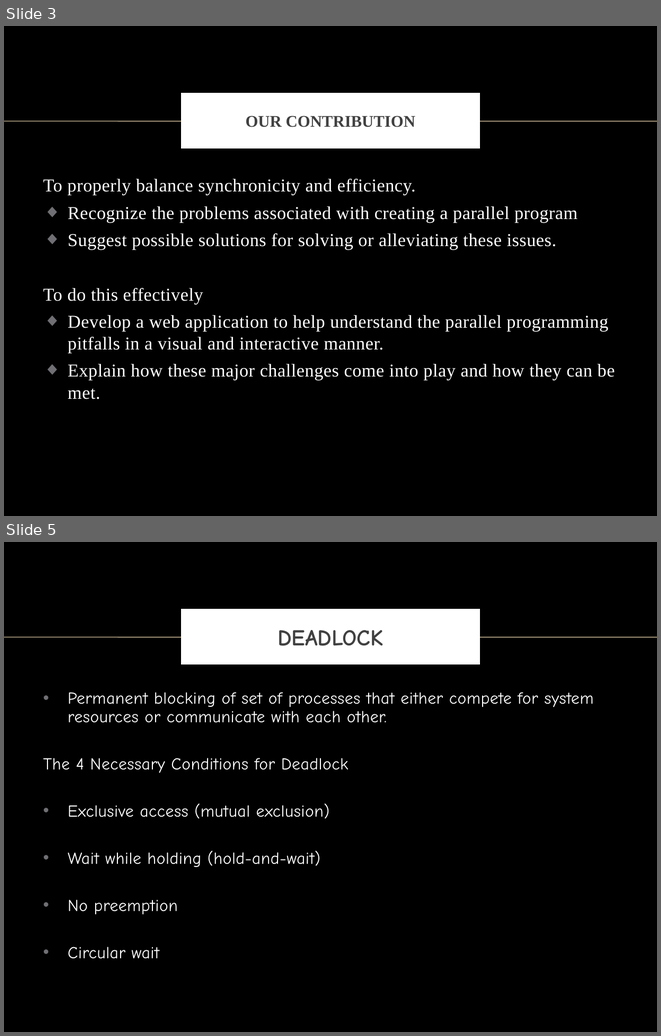
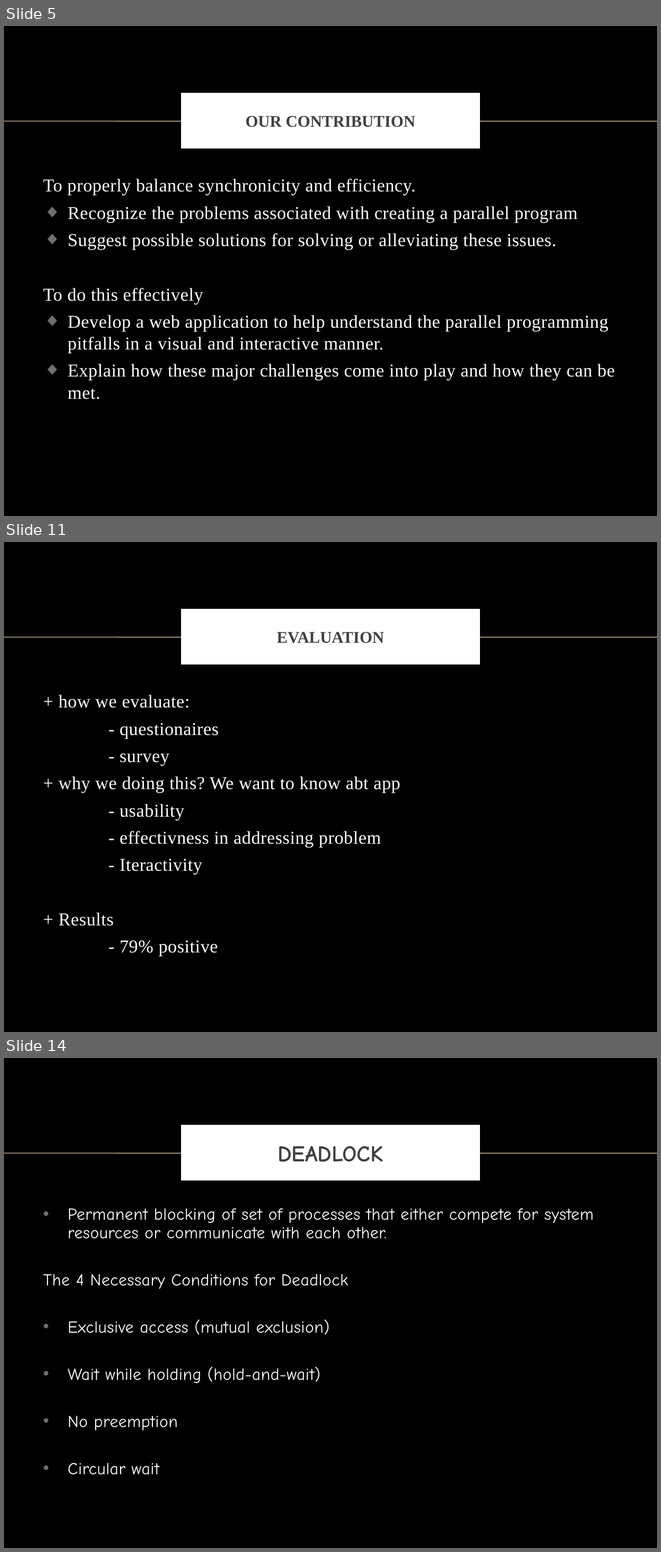
Before and after one commit to vong-srey/Paravantage, a slide deck: Presentation.pptx. Shown one above the other, each under a label of ours: slides 3 and 5 before the commit, slides 5, 11 and 14 after it; the slides between them are not shown. The pictures are 661x1036 and 661x1552 pixels, drawn with LibreOffice and Linux fonts; fonts in the diff are those of the drawing; background and template pictures are left out. Boxes give left, top, right and bottom in pixels: in the first picture for what was removed or moved away, otherwise in the second. Text is boxed around its words. In the diff, an @@ line names an element or a change of style, - is before the commit and + after.

```diff
--- a/Presentation.pptx
+++ b/Presentation.pptx
@@ slide 11 added at box(4, 542, 657, 1032), background picture (left out); not listed: 1 template element that a slide beside it also shows @@
@@ title added at box(184, 612, 477, 662), fill #FFFFFF, outline #FFFFFF 6 pt, 18 pt, text #404040, bold @@
+EVALUATION
@@ text added at box(59, 695, 400, 956), 20 pt, text #FFFFFF @@
++ how we evaluate:
+- questionaires
+- survey
++ why we doing this? We want to know abt app
+- usability
+- effectivness in addressing problem
+- Iteractivity
++ Results
+- 79% positive
@@ what was slide 3 is now slide 5 @@
@@ what was slide 5 is now slide 14 @@
```
Also in this commit, not shown: 1 slide changed, 8 other slides added.
